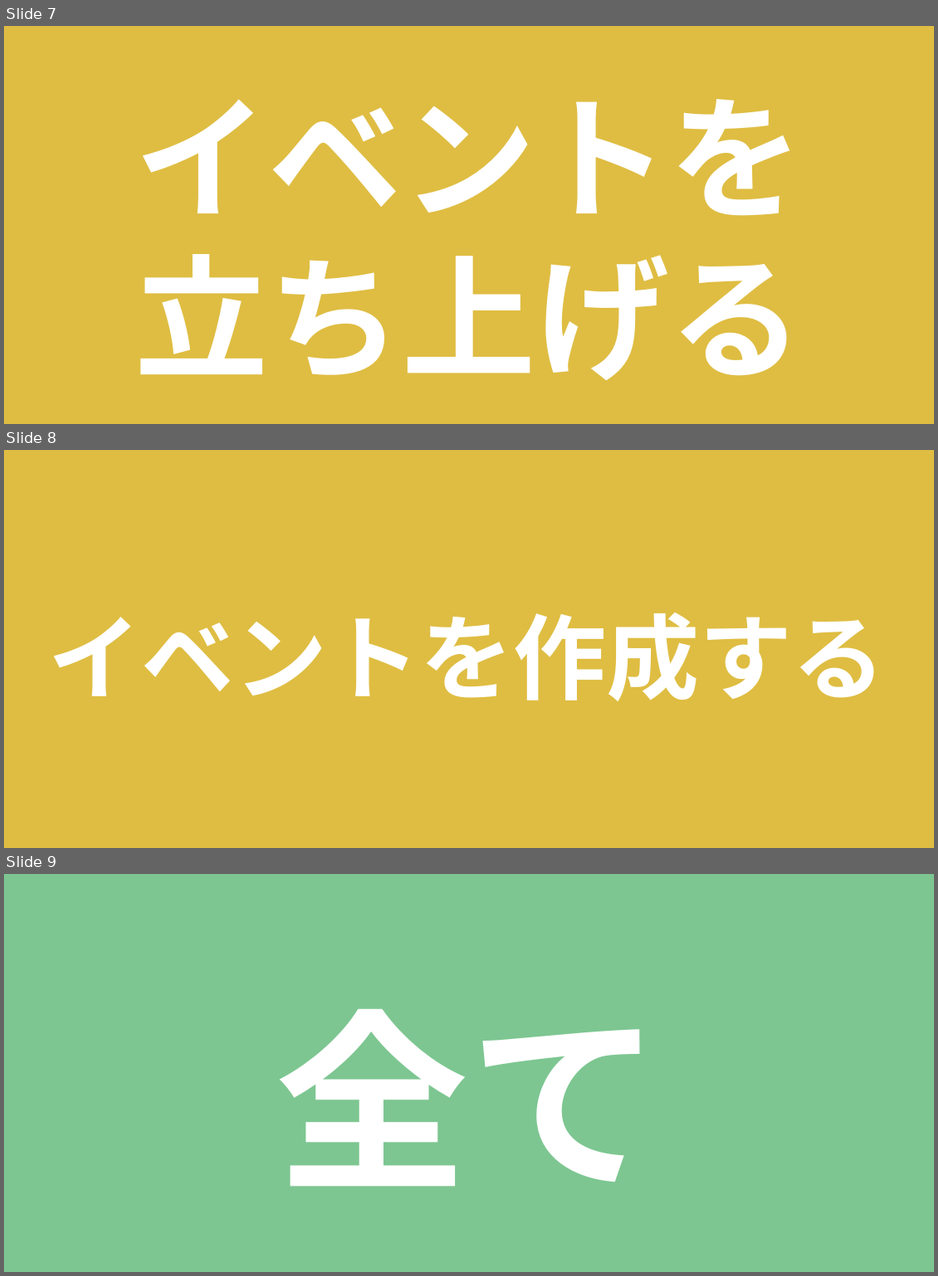
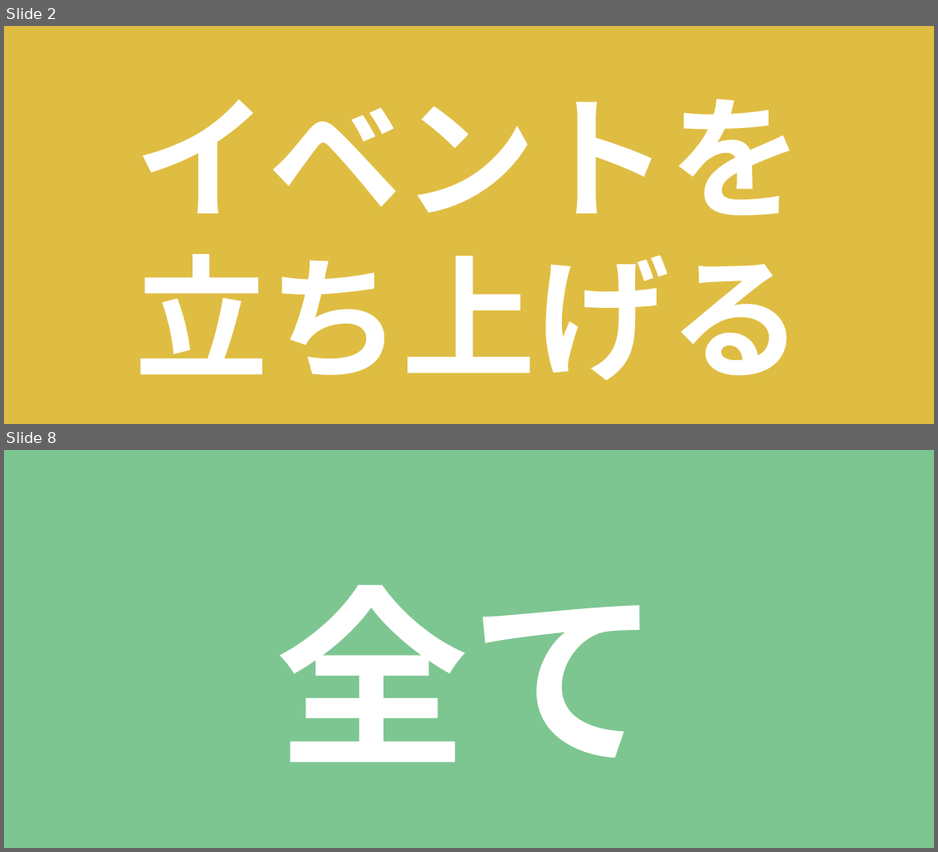
Before and after one commit to GreenBAKARI/kocote, a slide deck: img/コンテンツ.pptx. Shown one above the other, each under a label of ours: slides 7, 8 and 9 before the commit, slides 2 and 8 after it; the slides between them are not shown. The pictures are 938x1276 and 938x852 pixels, drawn with LibreOffice and Linux fonts; fonts in the diff are those of the drawing. Boxes give left, top, right and bottom in pixels: in the first picture for what was removed or moved away, otherwise in the second. Text is boxed around its words. In the diff, an @@ line names an element or a change of style, - is before the commit and + after.

```diff
--- a/img/コンテンツ.pptx
+++ b/img/コンテンツ.pptx
@@ slide 8 removed at (x1=4, y1=450, x2=934, y2=848), background #DFBD42 @@
@@ text removed at (x1=49, y1=613, x2=885, y2=701) @@
-イベントを作成する
@@ what was slide 7 is now slide 2 @@
@@ what was slide 9 is now slide 8 @@
```
Also in this commit, not shown: 14 slides changed, 3 slides added, 1 other slide removed, 23 other files.
